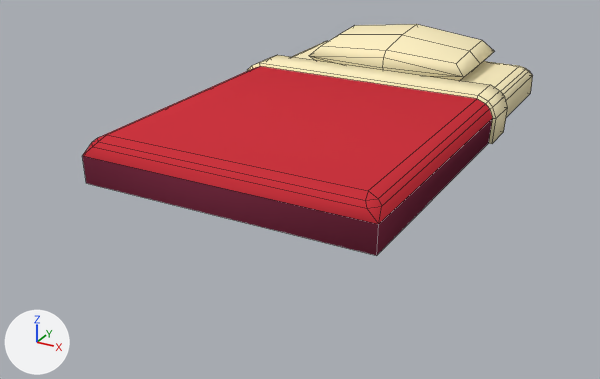
Before and after pictures for a commit that changed the Blender file Models/bed.blend.
One viewpoint serves both versions: a 50 mm lens placed at (2.06, -4.26, 2.08), pointed at (-0.15, -0.25, 0.08). The axes (+X, +Y, +Z) are drawn at lower left. The lights are the same throughout. Mesh edges are drawn as thin lines.

Names of what the first picture shows: 'Cover', 'Matress', 'Pillow'.
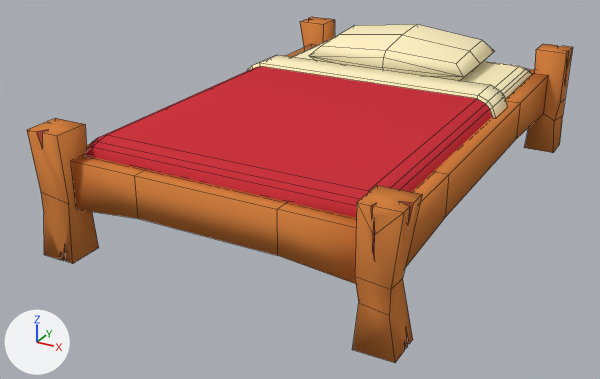
Patch to the scene script:
```diff
--- a/Models/bed.blend.py
+++ b/Models/bed.blend.py
@@ me_cube_011 @@
+me_cube_011.from_pydata(...)  # 38 vertices, 25 faces; spans x -0.1..0.1, y -0.101..0.1, z 0.0..0.7
+me_cube_011.polygons.foreach_set('use_smooth', [True] * 25)
+me_cube_011.materials.append(mat_material)  # picture img_little_guy_palette_png
@@ me_cube_010 @@
+me_cube_010.from_pydata(...)  # 16 vertices, 14 faces; spans x -0.05..0.05, y -0.81..0.81, z -0.17..0.1
+me_cube_010.polygons.foreach_set('use_smooth', [True] * 14)
+me_cube_010.materials.append(mat_material)  # picture img_little_guy_palette_png
@@ me_cube_008 @@
+me_cube_008.from_pydata(...)  # 16 vertices, 14 faces; spans x -0.05..0.05, y -1.31..1.31, z -0.17..0.1
+me_cube_008.polygons.foreach_set('use_smooth', [True] * 14)
+me_cube_008.materials.append(mat_material)  # picture img_little_guy_palette_png
@@ ob_cube_008 @@
+ob_cube_008 = bpy.data.objects.new('Cube.008', me_cube_011)
+ob_cube_008.location = (-0.9, -1.4, 0.0)
+ob_cube_008.rotation_euler = (0.0, 0.0, -1.571)  # degrees (0, 0, -90)
@@ ob_cube_003 @@
+ob_cube_003 = bpy.data.objects.new('Cube.003', me_cube_011.copy())
+ob_cube_003.location = (-0.9, 1.4, 0.0)
+ob_cube_003.rotation_euler = (0.0, 0.0, 3.142)  # degrees (0, 0, 180)
@@ ob_cube_001 @@
+ob_cube_001 = bpy.data.objects.new('Cube.001', me_cube_011.copy())
+ob_cube_001.location = (0.9, 1.4, 0.0)
+ob_cube_001.rotation_euler = (0.0, 0.0, 1.571)  # degrees (0, 0, 90)
@@ ob_cube_007 @@
+ob_cube_007 = bpy.data.objects.new('Cube.007', me_cube_010)
+ob_cube_007.location = (-0.002, 1.338, 0.439)
+ob_cube_007.rotation_euler = (0.0, 0.0, -1.571)  # degrees (0, 0, -90)
@@ ob_cube_006 @@
+ob_cube_006 = bpy.data.objects.new('Cube.006', me_cube_010.copy())
+ob_cube_006.location = (-0.002, -1.362, 0.439)
+ob_cube_006.rotation_euler = (0.0, 0.0, -1.571)  # degrees (0, 0, -90)
@@ ob_cube_005 @@
+ob_cube_005 = bpy.data.objects.new('Cube.005', me_cube_008)
+ob_cube_005.location = (-0.847, -0.012, 0.439)
@@ ob_cube_004 @@
+ob_cube_004 = bpy.data.objects.new('Cube.004', me_cube_008.copy())
+ob_cube_004.location = (0.853, -0.012, 0.439)
@@ ob_cube_002 @@
+ob_cube_002 = bpy.data.objects.new('Cube.002', me_cube_011.copy())
+ob_cube_002.location = (0.9, -1.4, 0.0)
```

Boxes [x1, y1, x2, y2] around the edits, measured in the pictures (600 x 379 px):
'Cube.006', added (orange): after [72, 155, 356, 284]
'Cube.002', added (brown): after [352, 185, 422, 363]
'Cube.004', added (brown): after [405, 74, 548, 268]
'Cube.008', added (brown): after [27, 118, 99, 264]
'Cube.001', added (orange): after [525, 44, 573, 153]
'Cube.003', added (orange): after [300, 17, 335, 47]
'Cube.005', added: after [87, 44, 316, 149]
'Cube.007', added: after [527, 69, 534, 74]
